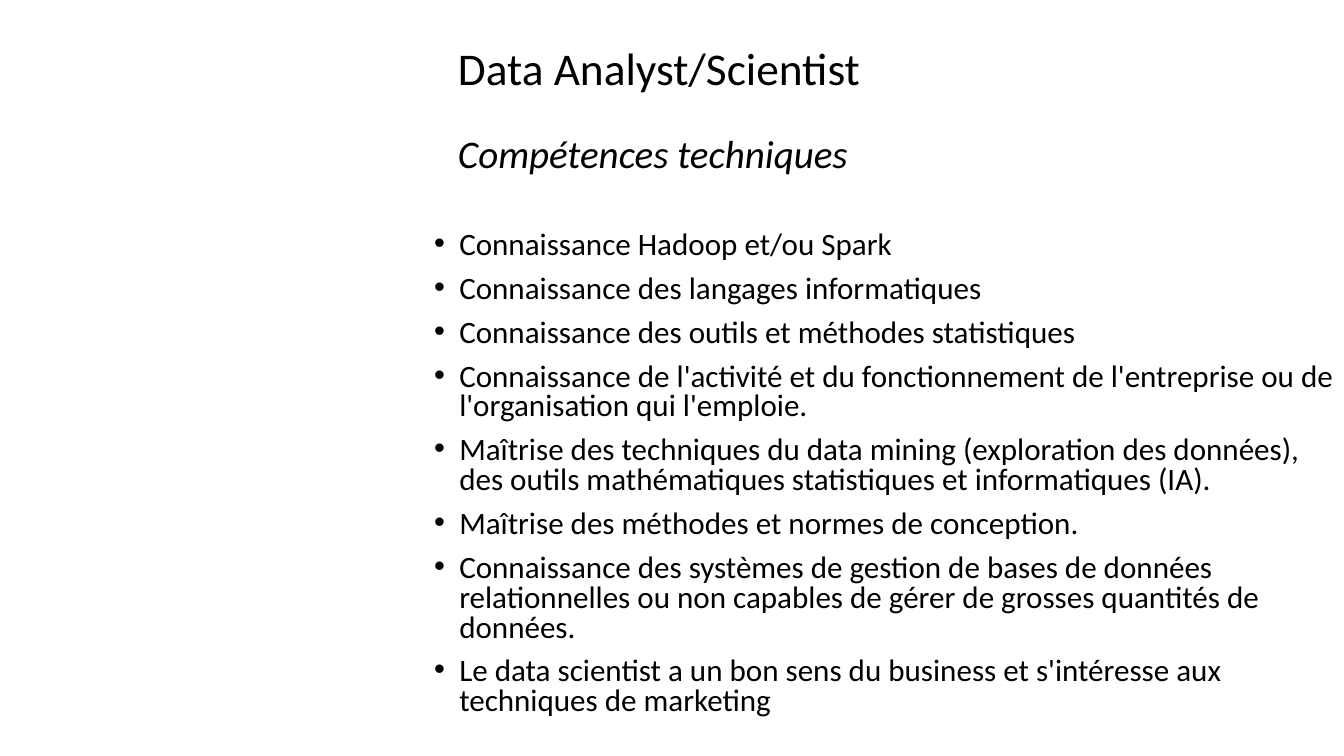
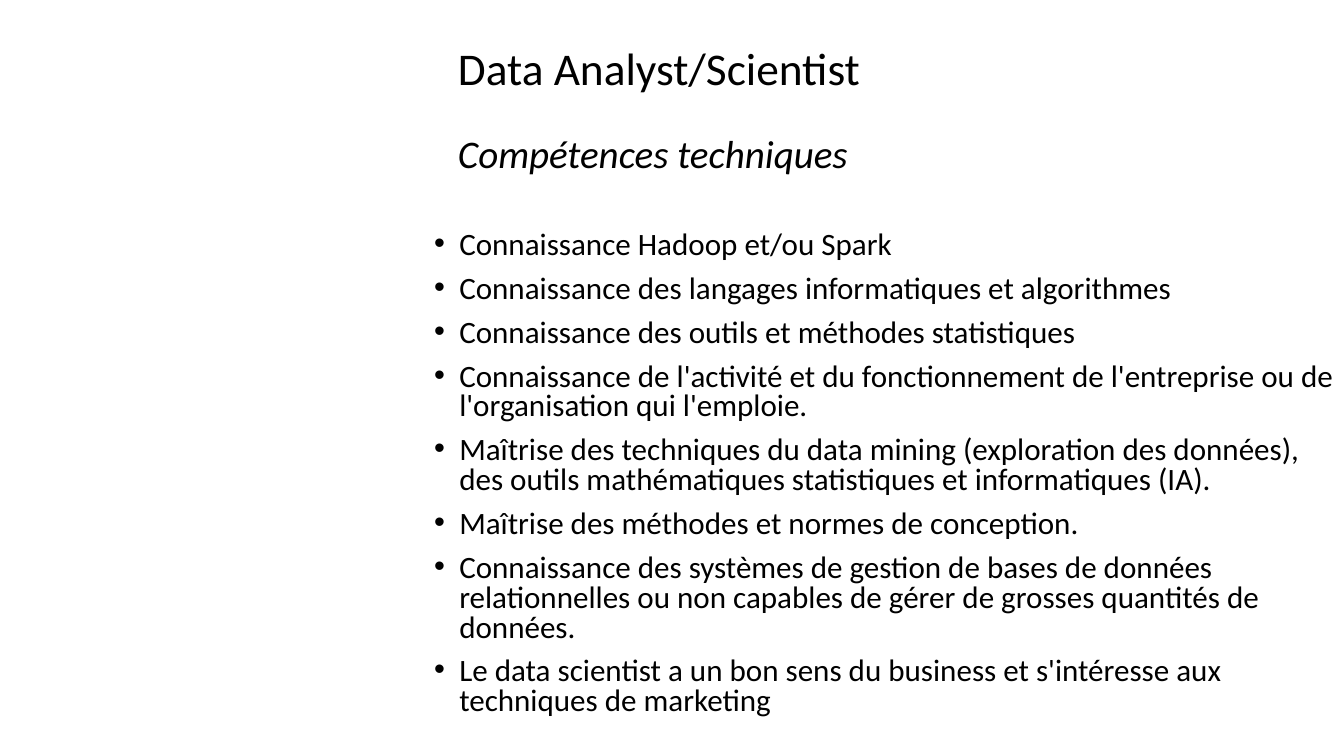
Before and after one commit to Solifred38/cv, a slide deck: slide 22 of Profils_jobs_it.pptx. Drawn at 1344x756 pixels with LibreOffice and Linux fonts; fonts in the diff are those of the drawing; background and template pictures are left out. Boxes give left, top, right and bottom in pixels: in the first picture for what was removed or moved away, otherwise in the second. Text is boxed around its words. In the diff, an @@ line names an element or a change of style, - is before the commit and + after.

```diff
--- a/Profils_jobs_it.pptx
+++ b/Profils_jobs_it.pptx
@@ text at <box>459,277,1171,305</box>: text changed @@
-• Connaissance des langages informatiques
+• Connaissance des langages informatiques et algorithmes
```
Also in this commit, not shown: 2 other slides changed.
